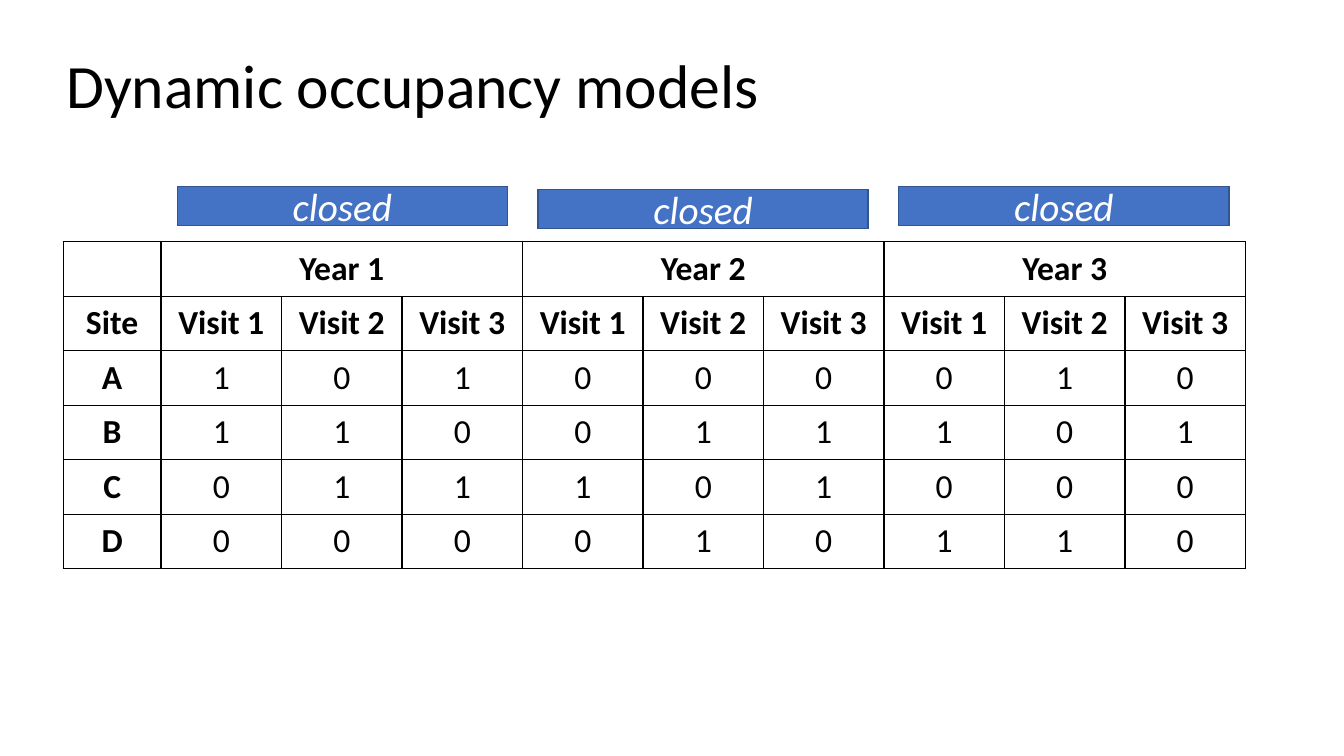
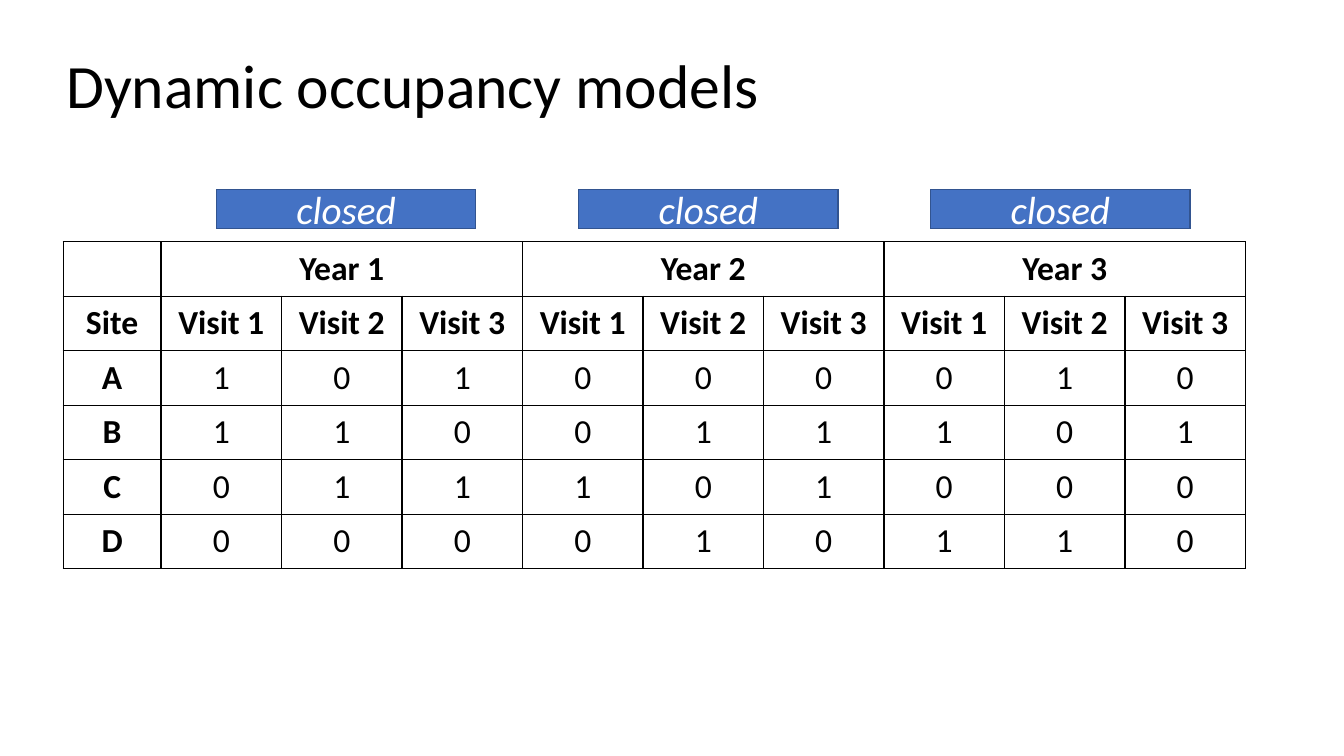
Before and after one commit to annamtucker/ssa-200, a slide deck: slide 47 of static/lectures/SSA_Lecture3_Occupancy_Data.pptx. Drawn at 1344x756 pixels with LibreOffice and Linux fonts; fonts in the diff are those of the drawing; background and template pictures are left out. Boxes give left, top, right and bottom in pixels: in the first picture for what was removed or moved away, otherwise in the second. Text is boxed around its words. In the diff, an @@ line names an element or a change of style, - is before the commit and + after.

```diff
--- a/static/lectures/SSA_Lecture3_Occupancy_Data.pptx
+++ b/static/lectures/SSA_Lecture3_Occupancy_Data.pptx
@@ rectangle "closed": place and size @@
-rectangle "closed" at (177,187,508,226)
+rectangle "closed" at (217,190,476,229)
@@ rectangle "closed": place and size @@
-rectangle "closed" at (538,190,869,229)
+rectangle "closed" at (579,190,838,229)
@@ rectangle "closed": place and size @@
-rectangle "closed" at (899,187,1230,226)
+rectangle "closed" at (931,190,1190,229)
```
Also in this commit, not shown: 6 other slides changed, 16 other files.
